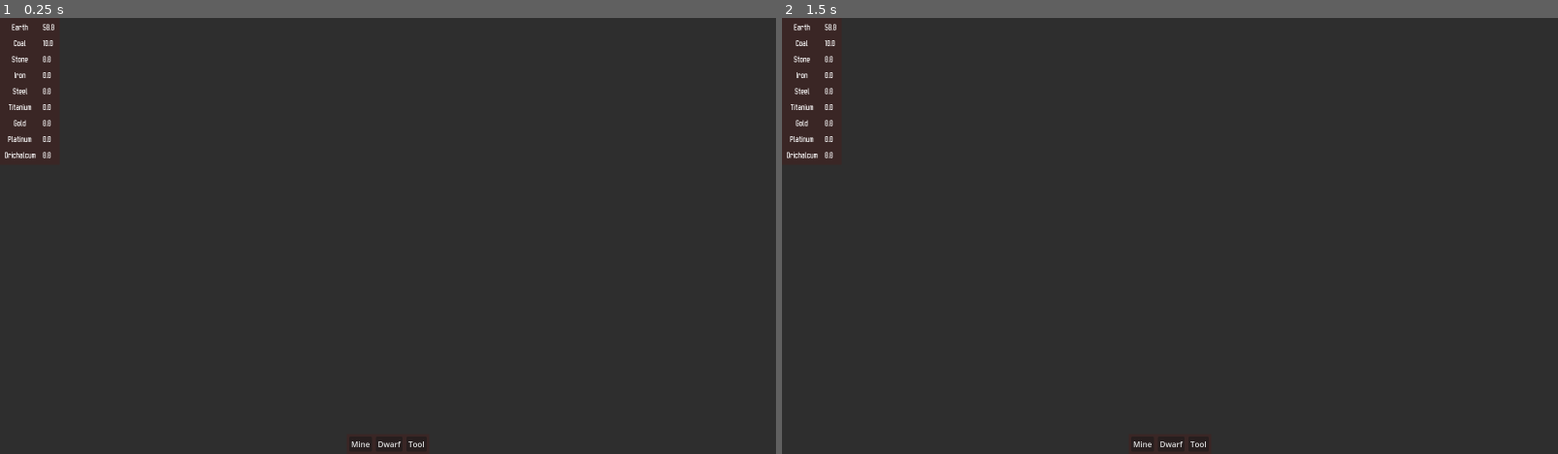
Above: before the commit, frames 1-2 (left to right).
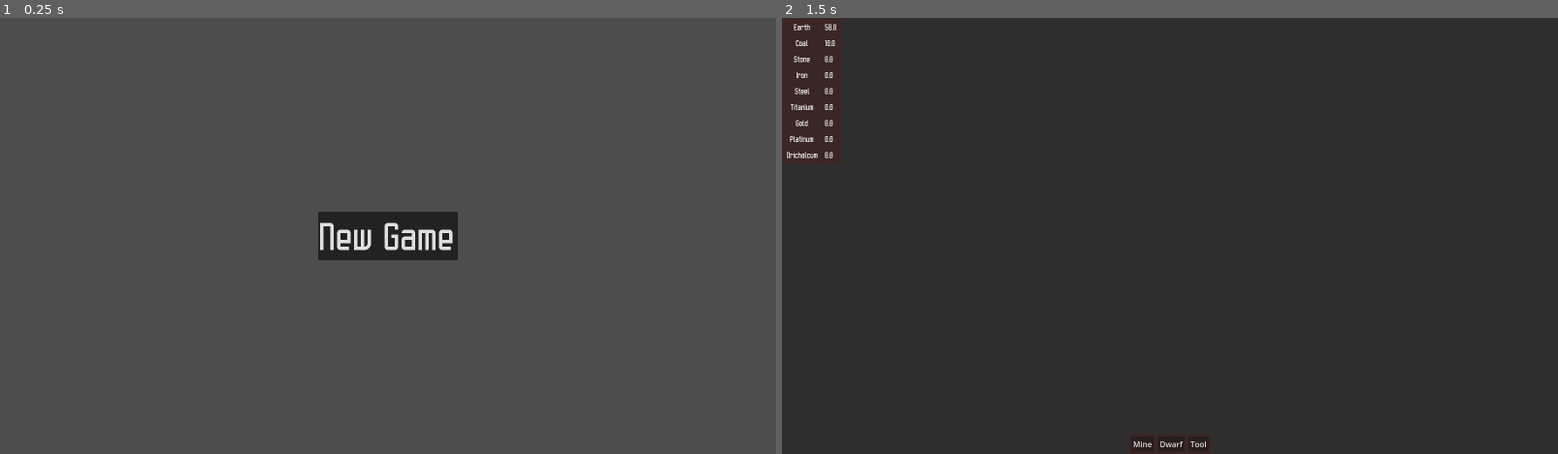
Above: after the commit, the same moments.

Repository: WetNoodleSoft/incremental
Game: Godot game, scene res://Scenes/start_screen.tscn
Same seed, same stepped clock (60 frames per second), same inputs: the game is played once before the commit and once after it. Before the commit the project starts from res://Scenes/world.tscn.
Inputs (mouse positions are in pixels of both pictures, inside the frame that each line leads up to):
- Up to frame 1 (0.25 s): no input
- Up to frame 2 (1.5 s): click (1170, 236) at 0.5 s, where only the run after the commit has a clickable "New Game"; click "Mine" at 1.25 s

The runs differ from the first frame. In frame 1, 98% of the frame differs, in the area x 0-100%, y 0-100%; in frame 2, nothing differs.
Error before the commit: Invalid access to property or key 'pressed' on a base object of type 'null instance'. (res://Scripts/world.gd:23)

Commit message:
v1.2
Added start scene

Diff:
--- a/Scenes/start_screen.tscn
+++ b/Scenes/start_screen.tscn
@@ -1,6 +1,8 @@
-[gd_scene load_steps=2 format=3 uid="uid://b3rigmjuayk77"]
+[gd_scene load_steps=4 format=3 uid="uid://b3rigmjuayk77"]
 
 [ext_resource type="Script" uid="uid://d4fd08t0m7k27" path="res://Scripts/start_screen.gd" id="1_i8r30"]
+[ext_resource type="Theme" uid="uid://rfivs2kl2d6y" path="res://Resources/Themes/info_margin_theme.tres" id="2_60ddj"]
+[ext_resource type="Theme" uid="uid://cinfxqyorjqfa" path="res://Resources/Themes/label_theme.tres" id="3_5e717"]
 
 [node name="StartScreen" type="Control"]
 layout_mode = 3
@@ -9,4 +11,24 @@
 anchor_bottom = 1.0
 grow_horizontal = 2
 grow_vertical = 2
+size_flags_horizontal = 6
+size_flags_vertical = 6
 script = ExtResource("1_i8r30")
+
+[node name="CenterContainer" type="CenterContainer" parent="."]
+layout_mode = 1
+anchors_preset = 15
+anchor_right = 1.0
+anchor_bottom = 1.0
+grow_horizontal = 2
+grow_vertical = 2
+
+[node name="PanelContainer" type="PanelContainer" parent="CenterContainer"]
+layout_mode = 2
+theme = ExtResource("2_60ddj")
+
+[node name="Button" type="Button" parent="CenterContainer/PanelContainer"]
+layout_mode = 2
+theme = ExtResource("3_5e717")
+theme_override_font_sizes/font_size = 80
+text = "New Game"
--- a/Scripts/start_screen.gd
+++ b/Scripts/start_screen.gd
@@ -1 +1,17 @@
 extends Control
+
+@onready var start_button: Button = $CenterContainer/PanelContainer/Button
+var main_scene: PackedScene = preload("res://Scenes/main.tscn")
+
+func _ready() -> void:
+	start_button.pressed.connect(_start_pressed)
+	return
+
+
+func _process(_delta: float) -> void:
+	return
+
+
+func _start_pressed() -> void:
+	get_tree().change_scene_to_packed(main_scene)
+	return
--- a/project.godot
+++ b/project.godot
@@ -11,7 +11,7 @@
 [application]
 
 config/name="Incremental"
-run/main_scene="uid://c61ve04onl3vb"
+run/main_scene="uid://b3rigmjuayk77"
 config/features=PackedStringArray("4.4", "Mobile")
 config/icon="res://Assets/icon.svg"
 
